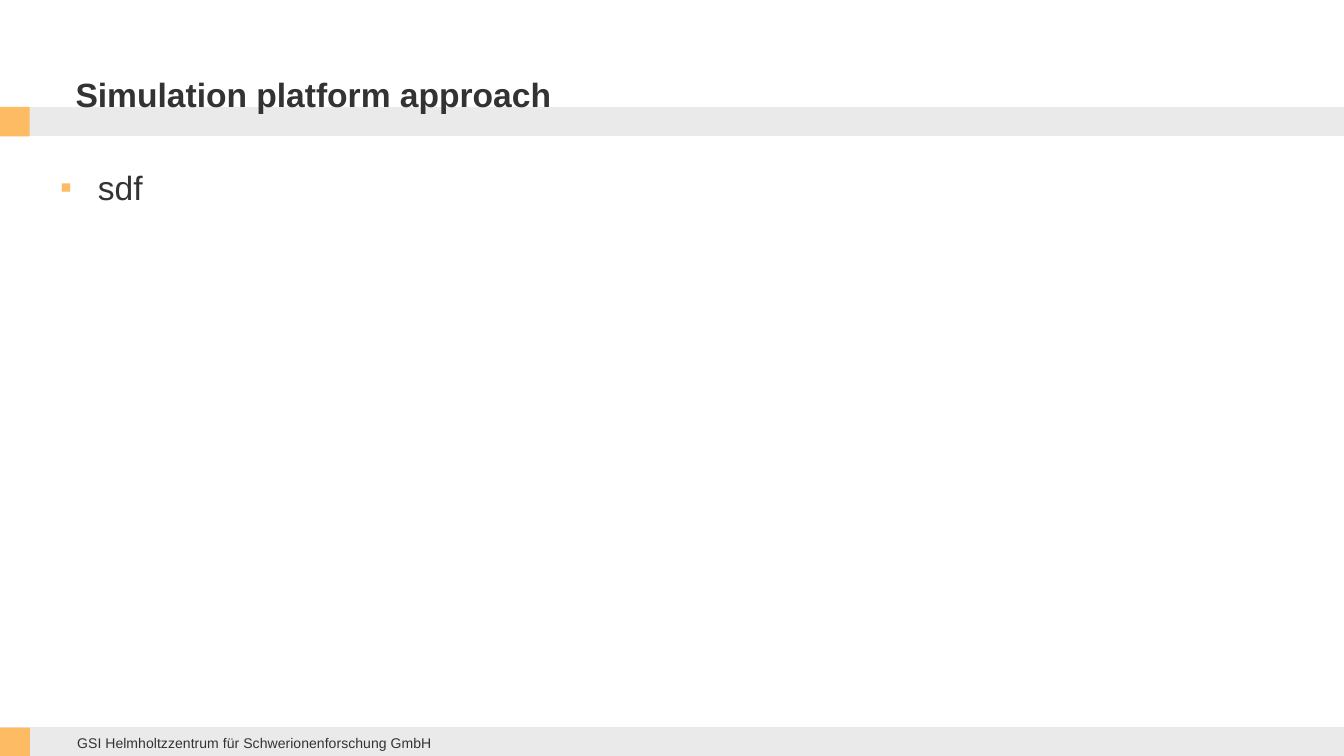
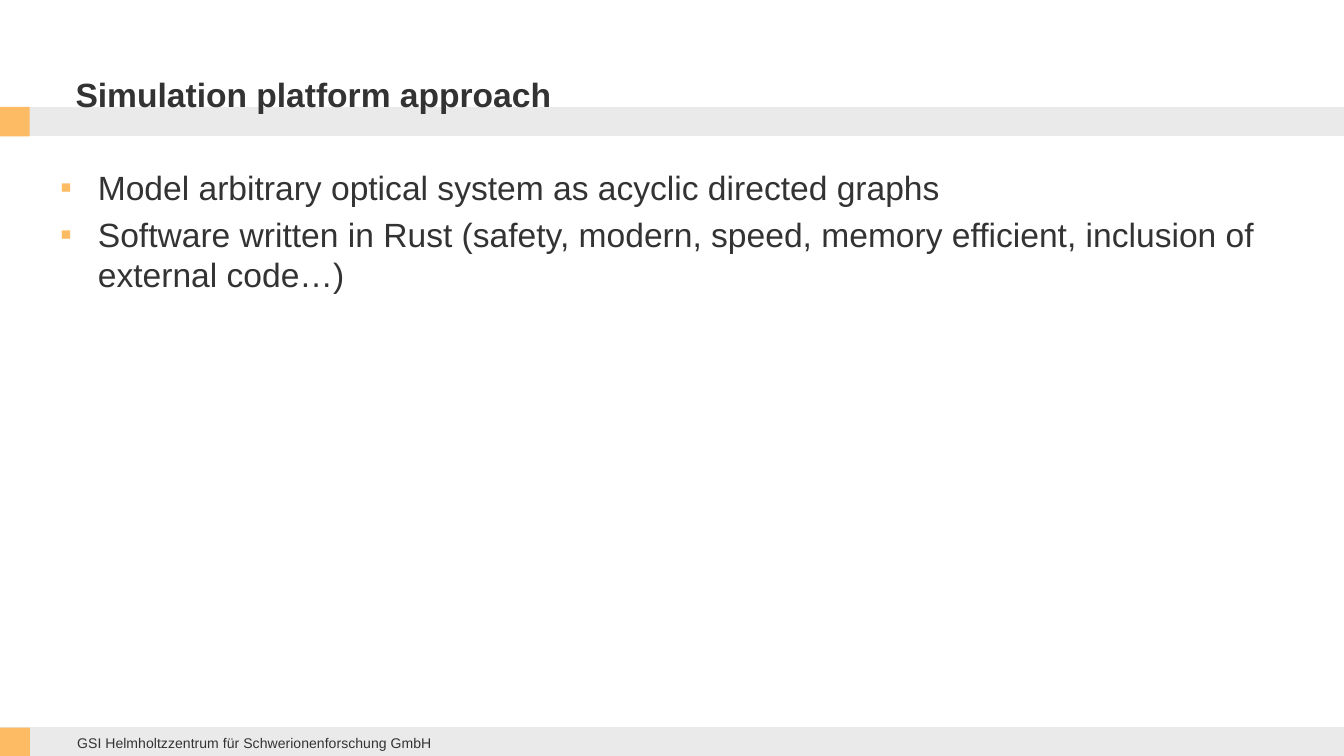
Before and after one commit to opossum-labs/opossum, a slide deck: slide 3 of book/OPOSSUM THRILL Workshop 2023.pptx. Drawn at 1344x756 pixels with LibreOffice and Linux fonts; fonts in the diff are those of the drawing; background and template pictures are left out. Boxes give left, top, right and bottom in pixels: in the first picture for what was removed or moved away, otherwise in the second. Text is boxed around its words. In the diff, an @@ line names an element or a change of style, - is before the commit and + after.

```diff
--- a/book/OPOSSUM THRILL Workshop 2023.pptx
+++ b/book/OPOSSUM THRILL Workshop 2023.pptx
@@ text at <box>98,175,1254,293</box>: text changed @@
-▪ sdf
+▪ Model arbitrary optical system as acyclic directed graphs
+▪ Software written in Rust (safety, modern, speed, memory efficient, inclusion of external code…)
```
Also in this commit, not shown: 3 other slides changed, 1 slide added, 1 slide removed.
